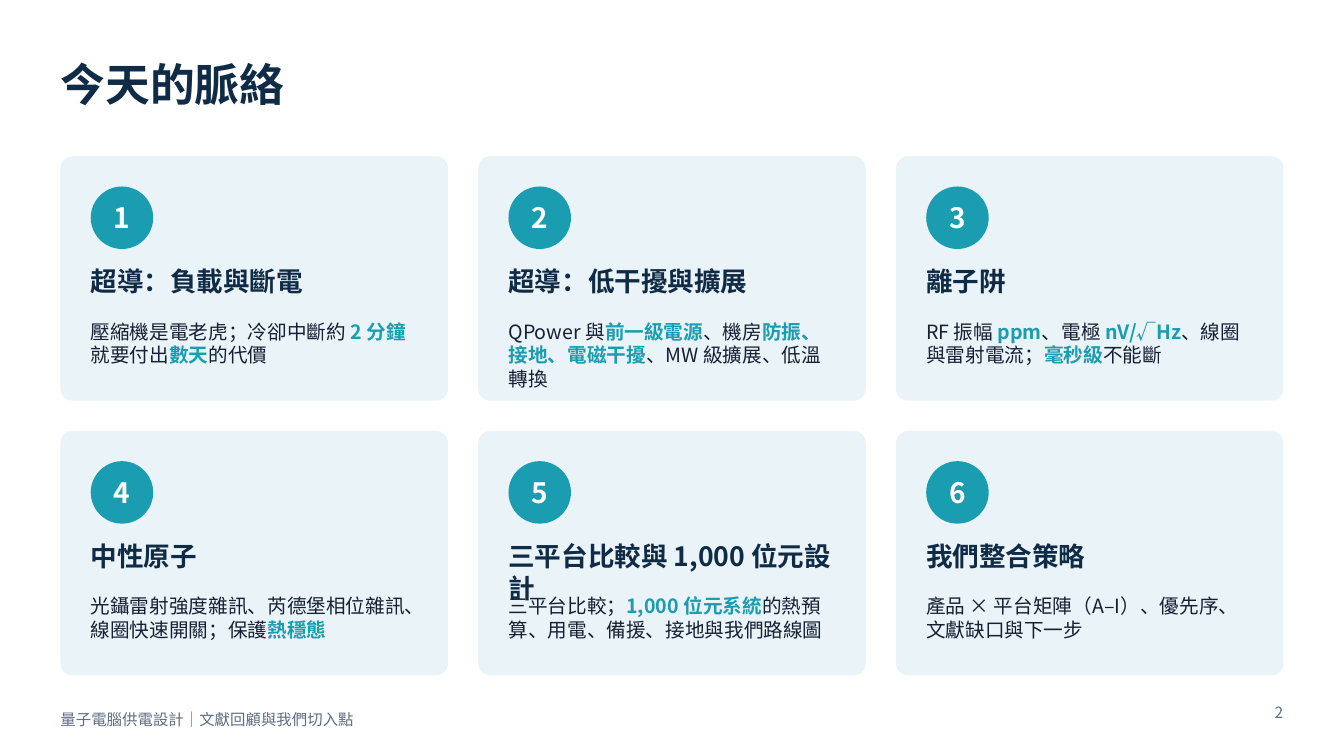
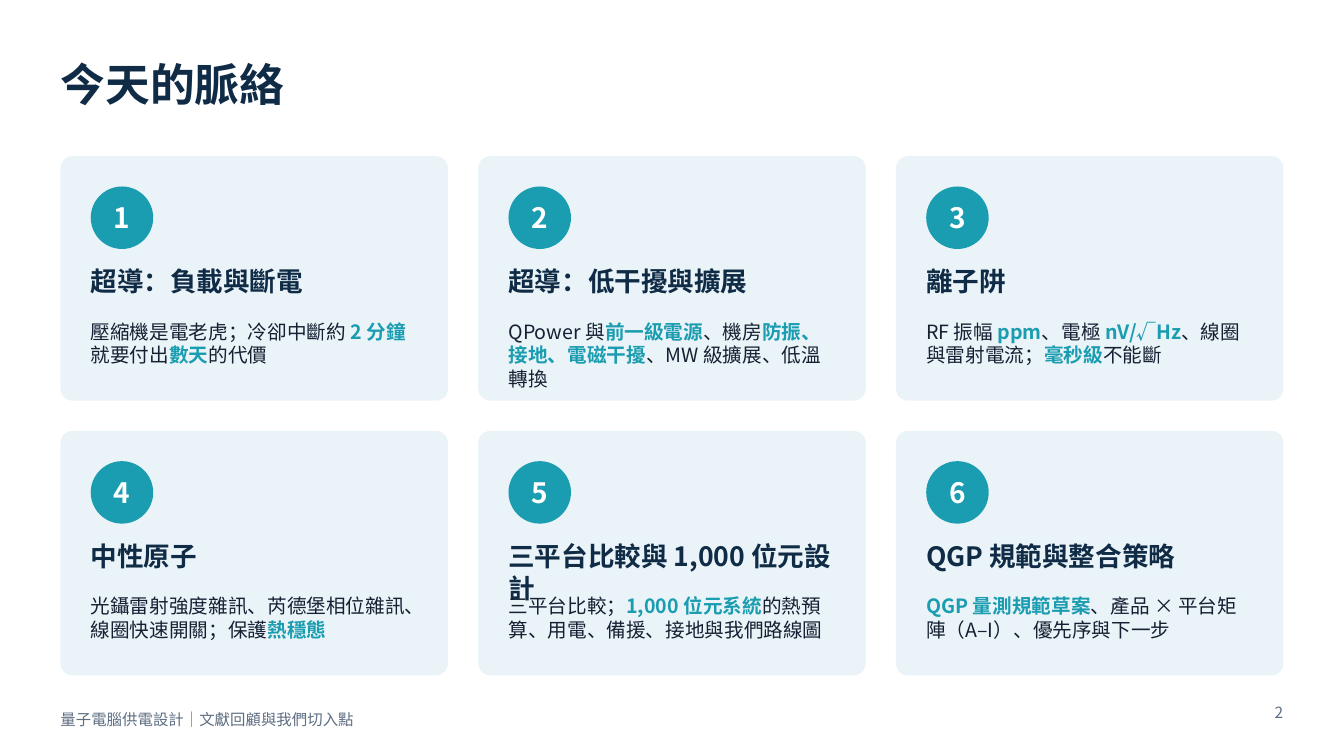
Before and after one commit to pcpcchen-coder/QuantumComputing, a slide deck: slide 2 of slides/output/qc-power-supply.pptx. Drawn at 1344x756 pixels with LibreOffice and Linux fonts; fonts in the diff are those of the drawing. Boxes give left, top, right and bottom in pixels: in the first picture for what was removed or moved away, otherwise in the second. Text is boxed around its words. In the diff, an @@ line names an element or a change of style, - is before the commit and + after.

```diff
--- a/slides/output/qc-power-supply.pptx
+++ b/slides/output/qc-power-supply.pptx
@@ text at (926,543,1175,572): text changed @@
-我們整合策略
+QGP 規範與整合策略
@@ text at (926,596,1237,639): text changed @@
-產品 × 平台矩陣（A–I）、優先序、文獻缺口與下一步
+QGP 量測規範草案、產品 × 平台矩陣（A–I）、優先序與下一步
```
Also in this commit, not shown: 22 slides added, 4 other files.
